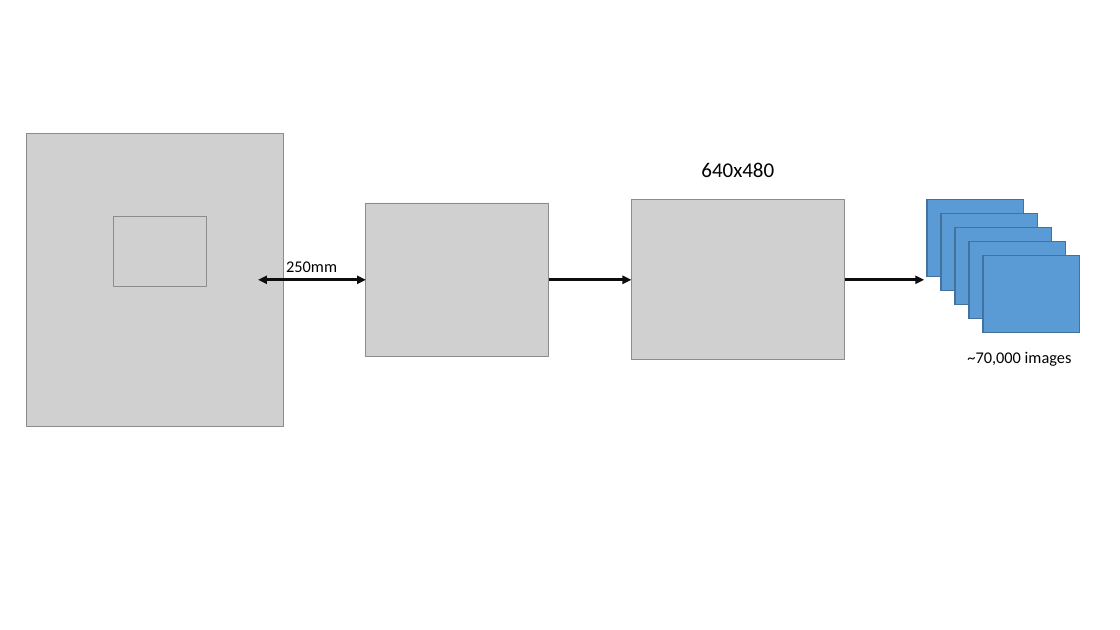
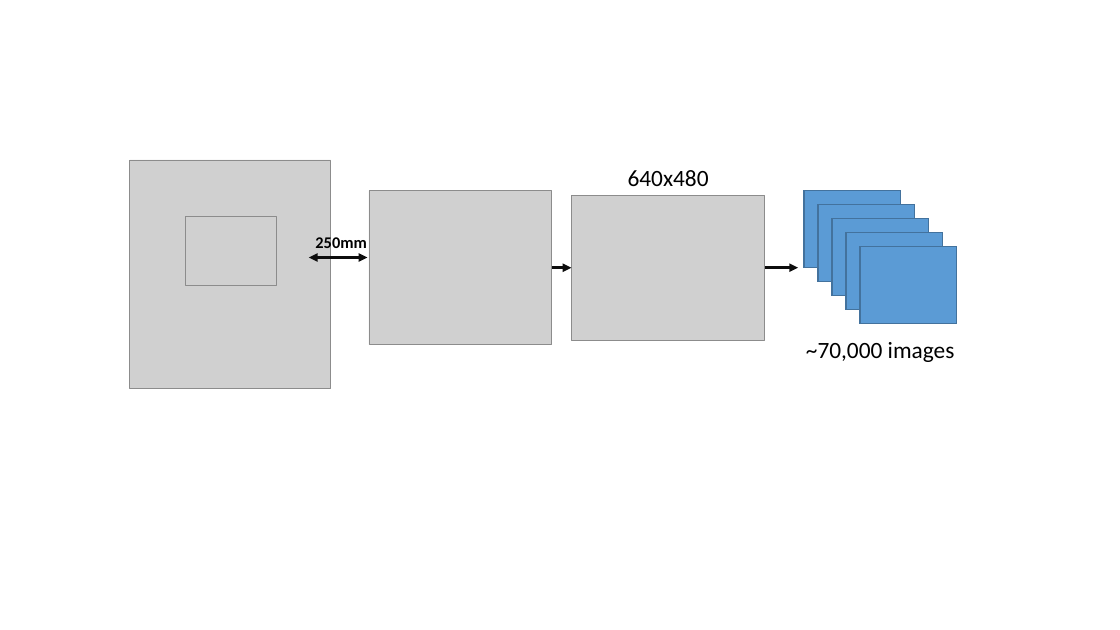
Before and after one commit to brod4910/LenslessCameraML, a slide deck: slide 1 of Latex/ppts/imagingprocess.pptx. Drawn at 1120x630 pixels with LibreOffice and Linux fonts; fonts in the diff are those of the drawing; grey boxes stand for pictures. Boxes give left, top, right and bottom in pixels: in the first picture for what was removed or moved away, otherwise in the second. Text is boxed around its words. In the diff, an @@ line names an element or a change of style, - is before the commit and + after.

```diff
--- a/Latex/ppts/imagingprocess.pptx
+++ b/Latex/ppts/imagingprocess.pptx
@@ picture: place and size @@
-picture at box(27, 134, 284, 427)
+picture at box(130, 160, 331, 389)
@@ text "640x480": place and size @@
-text "640x480" at box(701, 162, 774, 177)
+text "640x480" at box(628, 170, 709, 186)
@@ text "640x480" at box(628, 170, 709, 186): size 18 to 20 pt @@
@@ picture: place and size @@
-picture at box(366, 203, 549, 357)
+picture at box(369, 191, 552, 344)
@@ picture: place and size @@
-picture at box(631, 200, 844, 360)
+picture at box(571, 195, 765, 340)
@@ picture: place and size @@
-picture at box(113, 217, 207, 287)
+picture at box(185, 217, 276, 286)
@@ text "250mm": place and size @@
-text "250mm" at box(286, 261, 337, 272)
+text "250mm" at box(315, 235, 366, 253)
@@ text "250mm" at box(315, 235, 366, 253): bold on @@
@@ rectangle: place and size @@
-rectangle at box(955, 228, 1052, 304)
+rectangle at box(833, 219, 929, 296)
@@ 4 rectangles: place and size @@
-4 rectangles at box(928, 199, 1080, 332)
+4 rectangles at box(804, 191, 957, 323)
@@ double arrow moved from (258, 280) - (366, 280) to (309, 258) - (367, 258) @@
@@ arrow moved from (549, 280) - (631, 280) to (552, 268) - (571, 268) @@
@@ arrow moved from (845, 280) - (924, 280) to (765, 268) - (798, 268) @@
@@ text "~70,000 images": place and size @@
-text "~70,000 images" at box(967, 351, 1072, 366)
+text "~70,000 images" at box(806, 342, 955, 362)
@@ text "~70,000 images" at box(806, 342, 955, 362): size 14 to 20 pt @@
```
Also in this commit, not shown: 17 other files.
